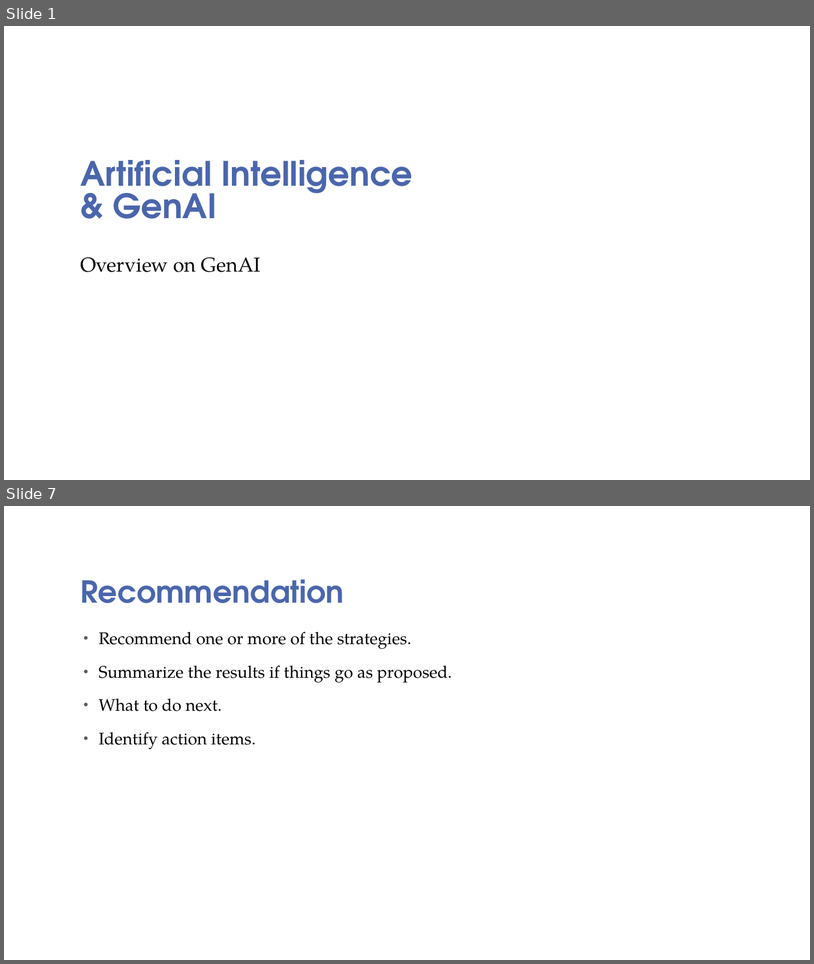
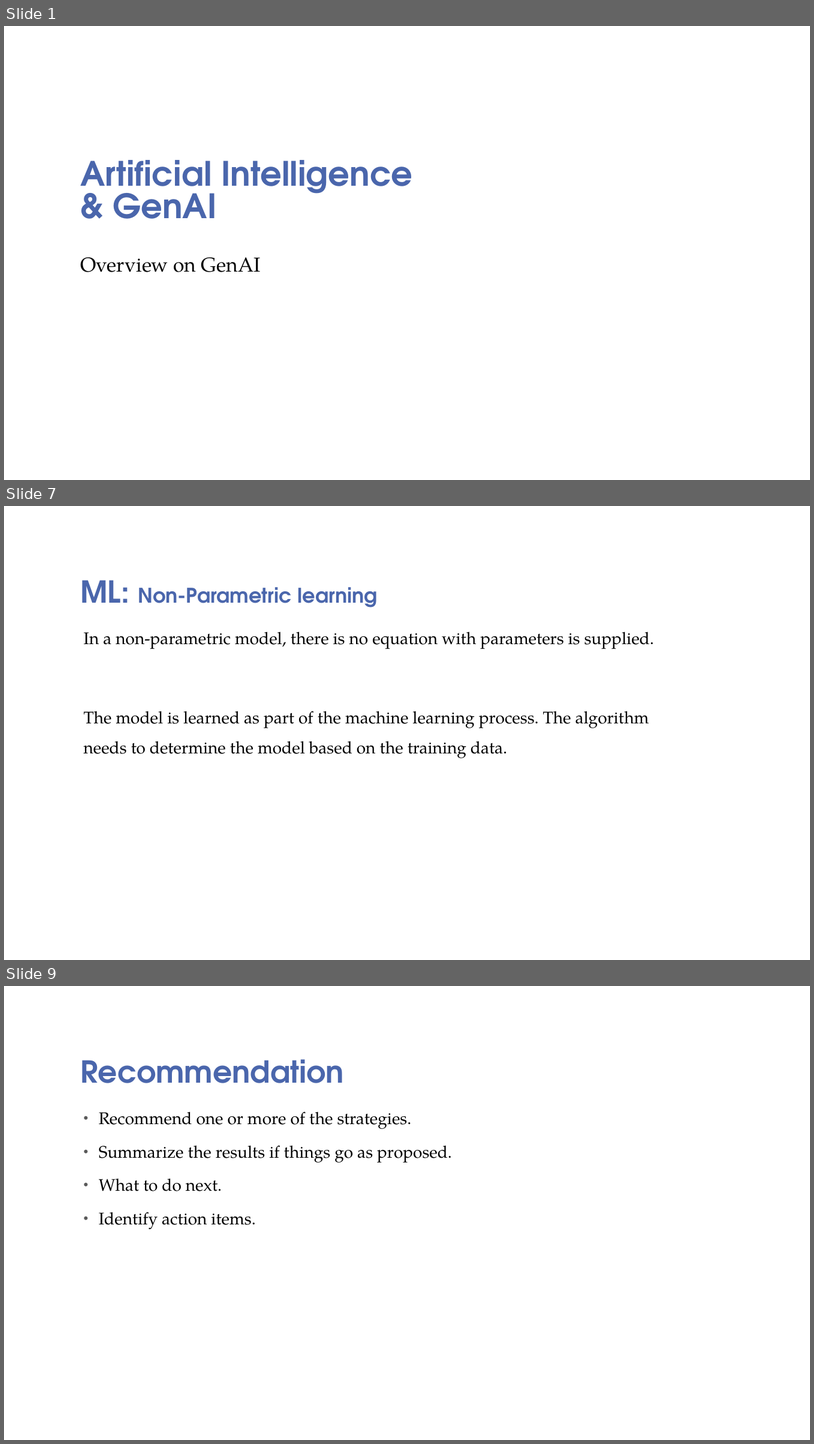
Before and after one commit to sswamyn/aiml_notes, a slide deck: AI_ML-GenAI-an-Overview-Q12024.pptx. Shown one above the other, each under a label of ours: slides 1 and 7 before the commit, slides 1, 7 and 9 after it; the slides between them are not shown. The pictures are 814x964 and 814x1444 pixels, drawn with LibreOffice and Linux fonts; fonts in the diff are those of the drawing; background and template pictures are left out. Boxes give left, top, right and bottom in pixels: in the first picture for what was removed or moved away, otherwise in the second. Text is boxed around its words. In the diff, an @@ line names an element or a change of style, - is before the commit and + after.

```diff
--- a/AI_ML-GenAI-an-Overview-Q12024.pptx
+++ b/AI_ML-GenAI-an-Overview-Q12024.pptx
@@ slide 7 added at box(4, 506, 810, 960), background picture (left out) @@
@@ title added at box(81, 580, 378, 607), 24 pt, text #4A66AC, bold @@
+ML: Non-Parametric learning
@@ text added at box(84, 631, 654, 758), 20 pt, text #000000 @@
+In a non-parametric model, there is no equation with parameters is supplied.
+The model is learned as part of the machine learning process. The algorithm needs to determine the model based on the training data.
@@ what was slide 7 is now slide 9 @@
```
Also in this commit, not shown: 2 slides changed, 7 other slides added, 3 slides removed, 4 other files.
